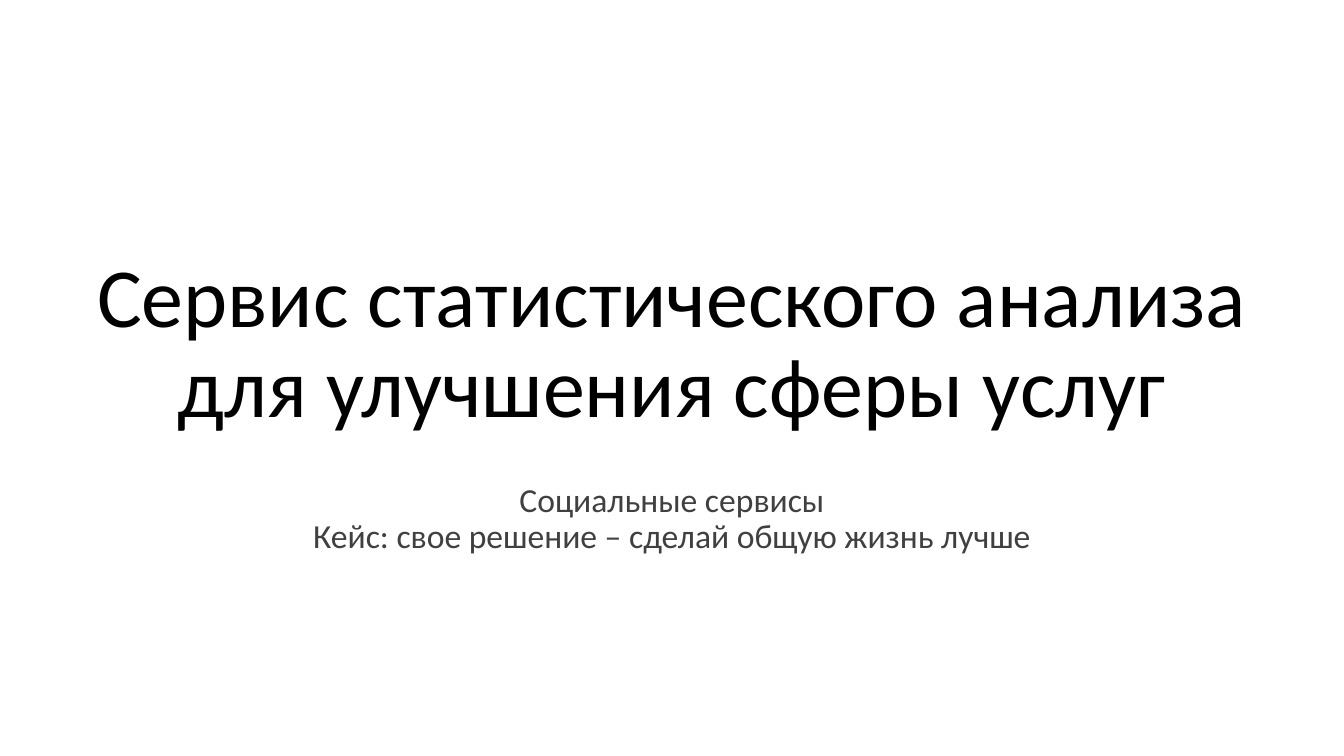
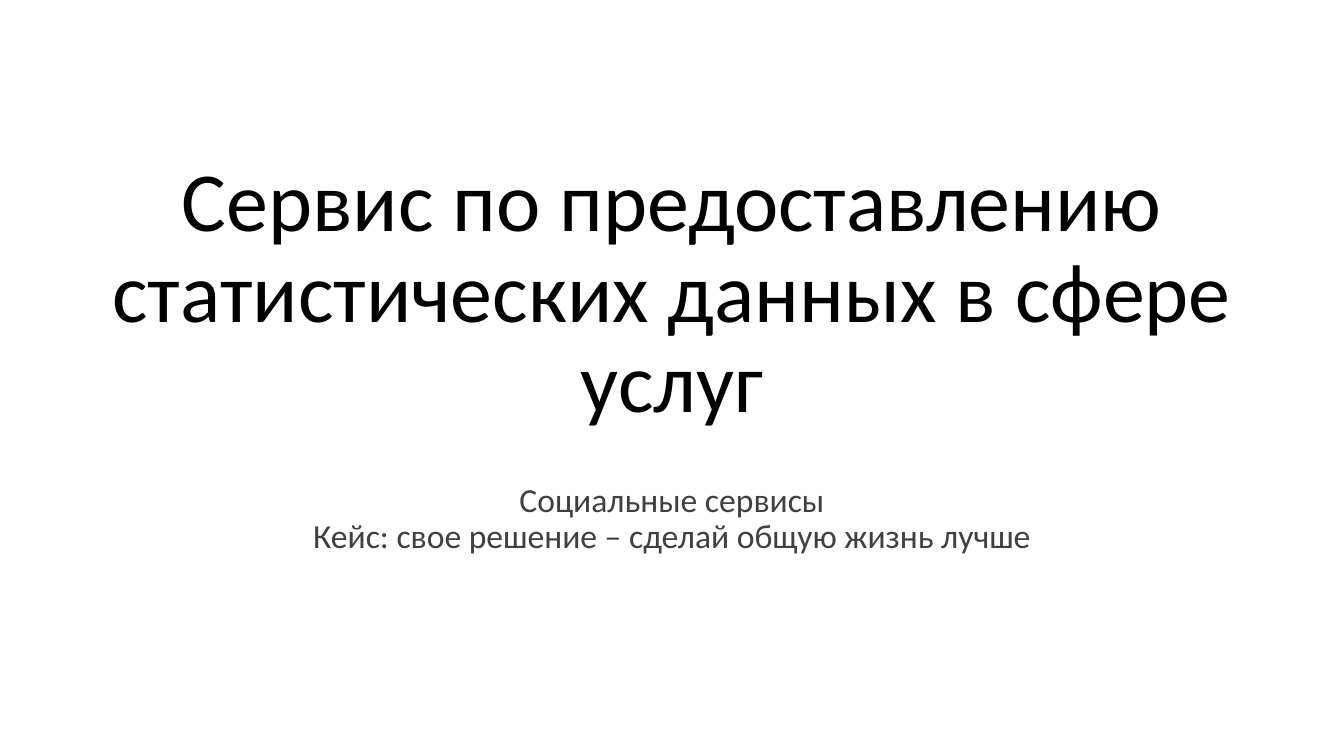
Before and after one commit to vadikko2/Hack_university, a slide deck: slide 1 of Hack_present - 2.pptx. Drawn at 1344x756 pixels with LibreOffice and Linux fonts; fonts in the diff are those of the drawing. Boxes give left, top, right and bottom in pixels: in the first picture for what was removed or moved away, otherwise in the second. Text is boxed around its words. In the diff, an @@ line names an element or a change of style, - is before the commit and + after.

```diff
--- a/Hack_present - 2.pptx
+++ b/Hack_present - 2.pptx
@@ title at <box>113,176,1230,426</box>: text changed @@
-Сервис статистического анализа для улучшения сферы услуг
+Сервис по предоставлению статистических данных в сфере услуг
```
Also in this commit, not shown: 3 other slides changed, 2 slides added, 1 slide removed, 2 other files.
